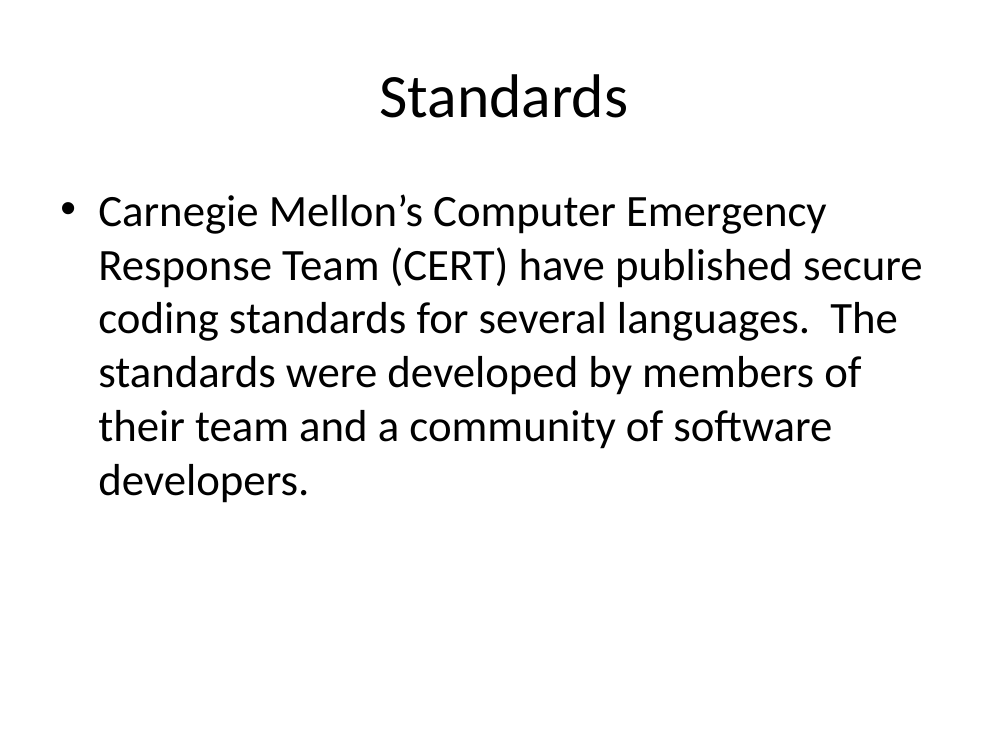
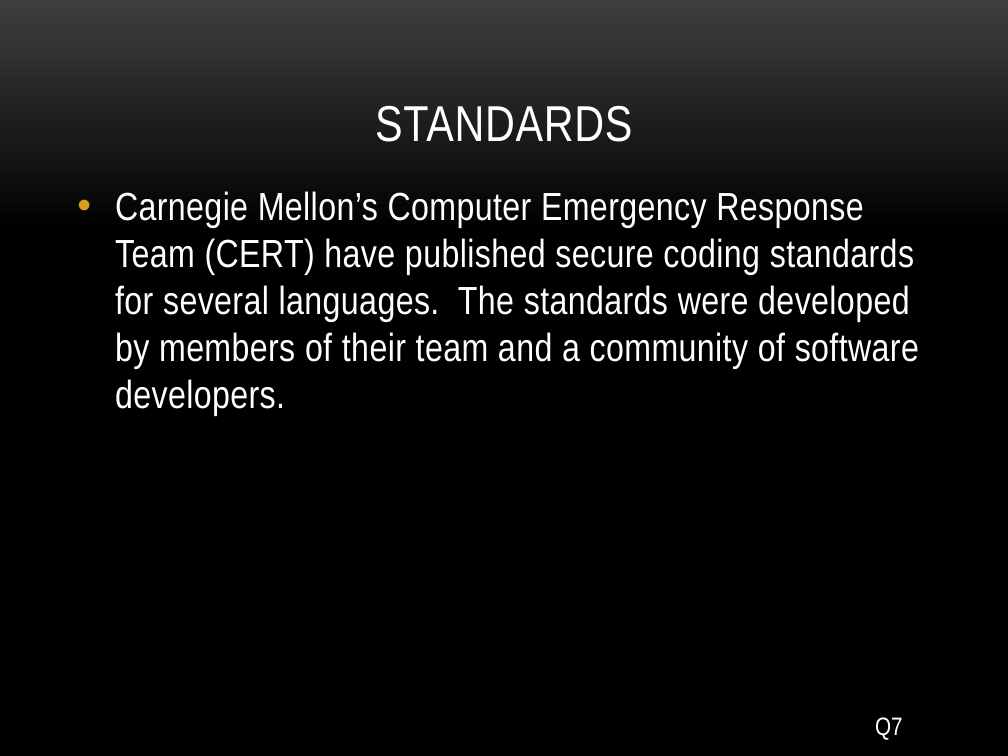
Before and after one commit to petitJAM/Nutrition-App, a slide deck: slide 20 of Milestones and Domain Track/Cyber Security.pptx (slide 10 before the commit). Drawn at 1008x756 pixels with LibreOffice and Linux fonts; fonts in the diff are those of the drawing; background and template pictures are left out. Boxes give left, top, right and bottom in pixels: in the first picture for what was removed or moved away, otherwise in the second. Text is boxed around its words. In the diff, an @@ line names an element or a change of style, - is before the commit and + after.

```diff
--- a/Milestones and Domain Track/Cyber Security.pptx
+++ b/Milestones and Domain Track/Cyber Security.pptx
@@ background #FFFFFF to picture (left out) @@
@@ title "STANDARDS" at (375, 105, 632, 142): vertical alignment middle to bottom @@
@@ title at (375, 105, 632, 142): text changed; size 44 to 36 pt; font Calibri to Arial Narrow; text colour #000000 to #FFFFFF @@
-Standards
+STANDARDS
@@ text "Carnegie Mellon’s Computer Emergency Response ...": place and size @@
-text "Carnegie Mellon’s Computer Emergency Response ..." at (98, 194, 923, 503)
+text "Carnegie Mellon’s Computer Emergency Response ..." at (115, 191, 919, 416)
@@ text "Carnegie Mellon’s Computer Emergency Response ..." at (115, 191, 919, 416): size 32 to 28 pt, font Calibri to Arial Narrow, text colour #000000 to #FFFFFF, letter spacing 0 to 0.3 pt; more space between paragraphs @@
@@ text added at (875, 717, 903, 740), 18 pt, text #FFFFFF @@
+Q7
```
Also in this commit, not shown: 8 other slides changed, 11 slides added, 1 slide removed, 3 other files.
